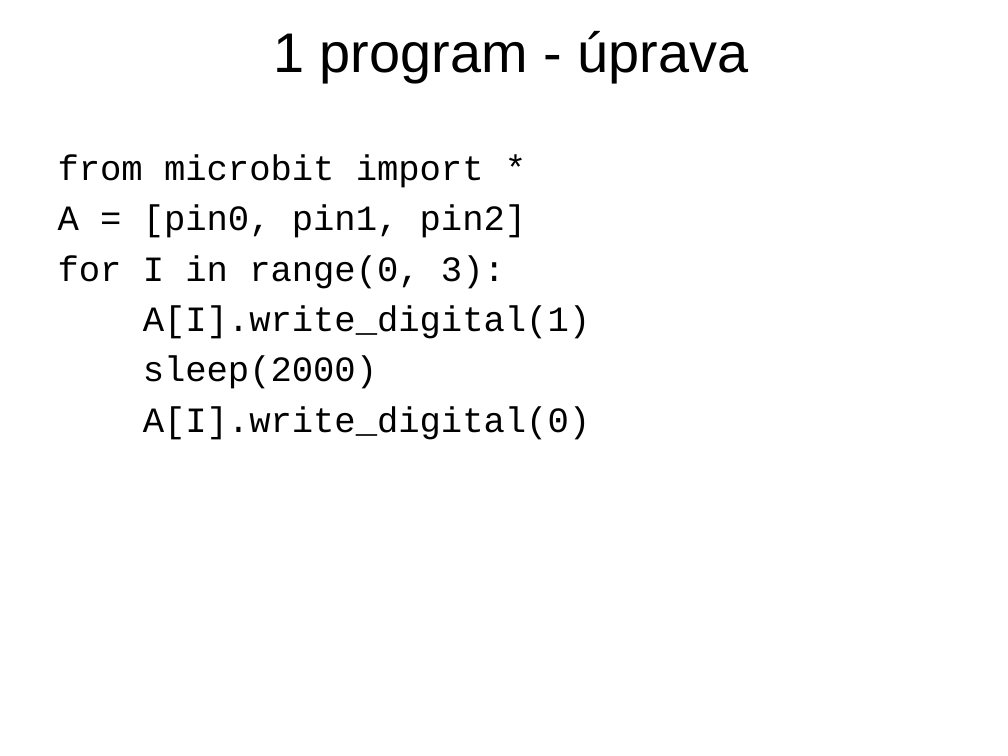
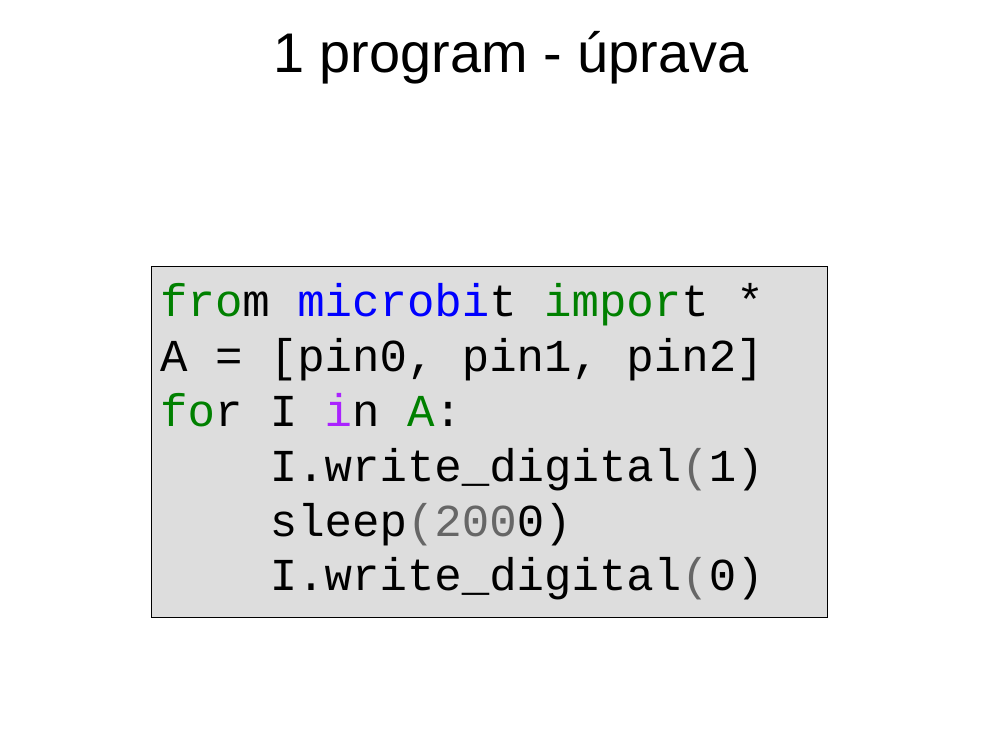
Before and after one commit to jipech/PRIM-microbit, a slide deck: slide 6 of 06-Periferie/01_Pro_ucitele/Prezentace/61-periferie-tribarevna_dioda.pptx. Drawn at 1008x756 pixels with LibreOffice and Linux fonts; fonts in the diff are those of the drawing; background and template pictures are left out. Boxes give left, top, right and bottom in pixels: in the first picture for what was removed or moved away, otherwise in the second. Text is boxed around its words. In the diff, an @@ line names an element or a change of style, - is before the commit and + after.

```diff
--- a/06-Periferie/01_Pro_ucitele/Prezentace/61-periferie-tribarevna_dioda.pptx
+++ b/06-Periferie/01_Pro_ucitele/Prezentace/61-periferie-tribarevna_dioda.pptx
@@ text removed at box(58, 155, 590, 440) @@
-from microbit import *
-A = [pin0, pin1, pin2]
-for I in range(0, 3):
-A[I].write_digital(1)
-sleep(2000)
-A[I].write_digital(0)
@@ rectangle added at box(151, 266, 828, 617), fill #DDDDDD, outline #000000 0.75 pt, 36 pt, text #000000 @@
+from microbit import *
+A = [pin0, pin1, pin2]
+for I in A:
+I.write_digital(1)
+sleep(2000)
+I.write_digital(0)
```
Also in this commit, not shown: 4 other slides changed, 31 other files.
